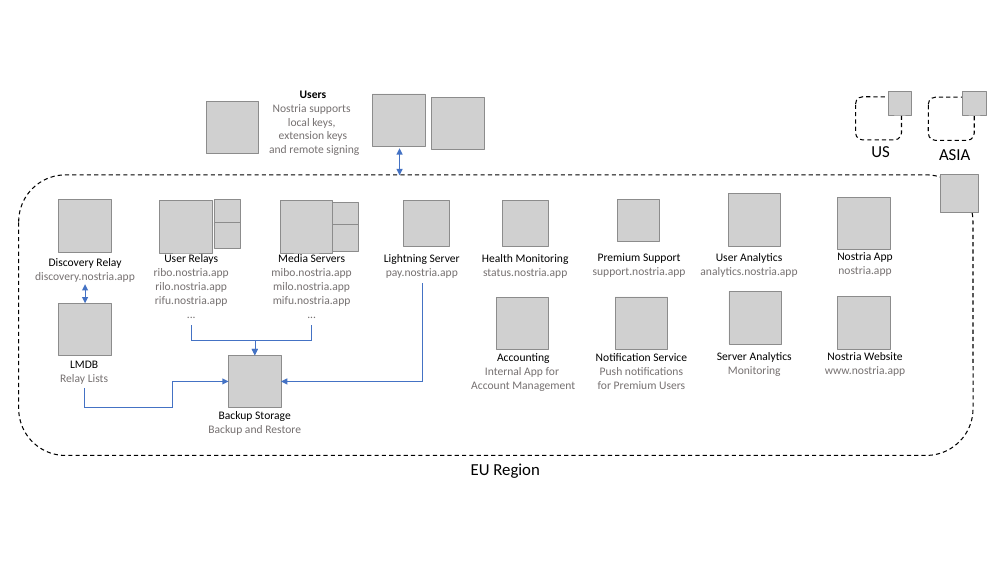
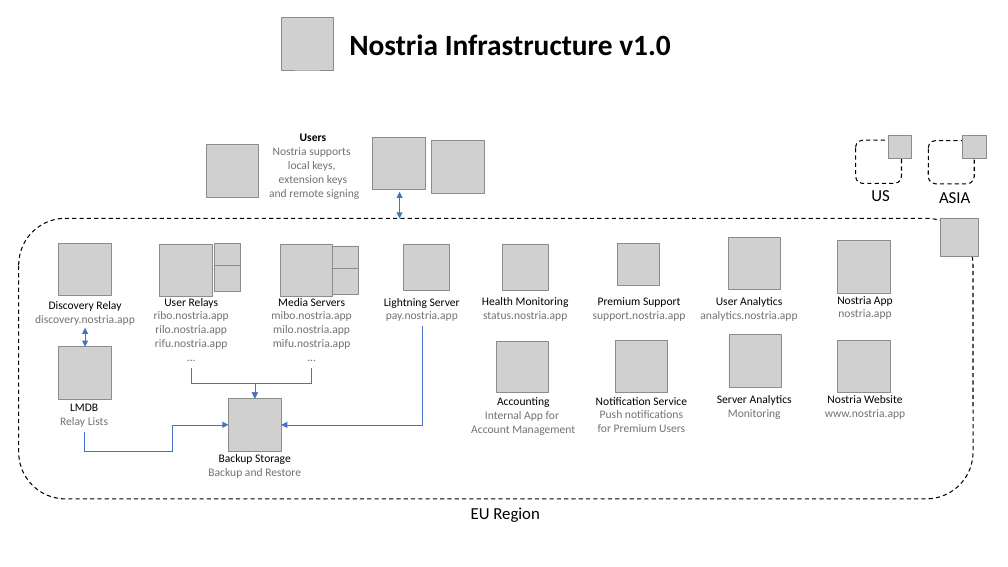
Before and after one commit to nostria-app/nostria-infrastructure, a slide deck: slide 1 of docs/nostria-infrastructure.pptx. Drawn at 1008x567 pixels with LibreOffice and Linux fonts; fonts in the diff are those of the drawing; grey boxes stand for pictures. Boxes give left, top, right and bottom in pixels: in the first picture for what was removed or moved away, otherwise in the second. Text is boxed around its words. In the diff, an @@ line names an element or a change of style, - is before the commit and + after.

Commit message:
Add Status App and diagrams

```diff
--- a/docs/nostria-infrastructure.pptx
+++ b/docs/nostria-infrastructure.pptx
@@ picture added at box(281, 18, 333, 70) @@
@@ text added at box(349, 34, 670, 56), 28 pt, text #000000, bold @@
+Nostria Infrastructure v1.0
@@ 24 pictures, 18 texts, 4 elbow arrows, 3 rounded rectangles, 2 double arrows: place and size @@
-24 pictures, 18 texts, 4 elbow arrows, 3 rounded rectangles, 2 double arrows at box(19, 90, 987, 478)
+24 pictures, 18 texts, 4 elbow arrows, 3 rounded rectangles, 2 double arrows at box(19, 133, 987, 522)
```
Also in this commit, not shown: 1 slide added, 4 other files.
